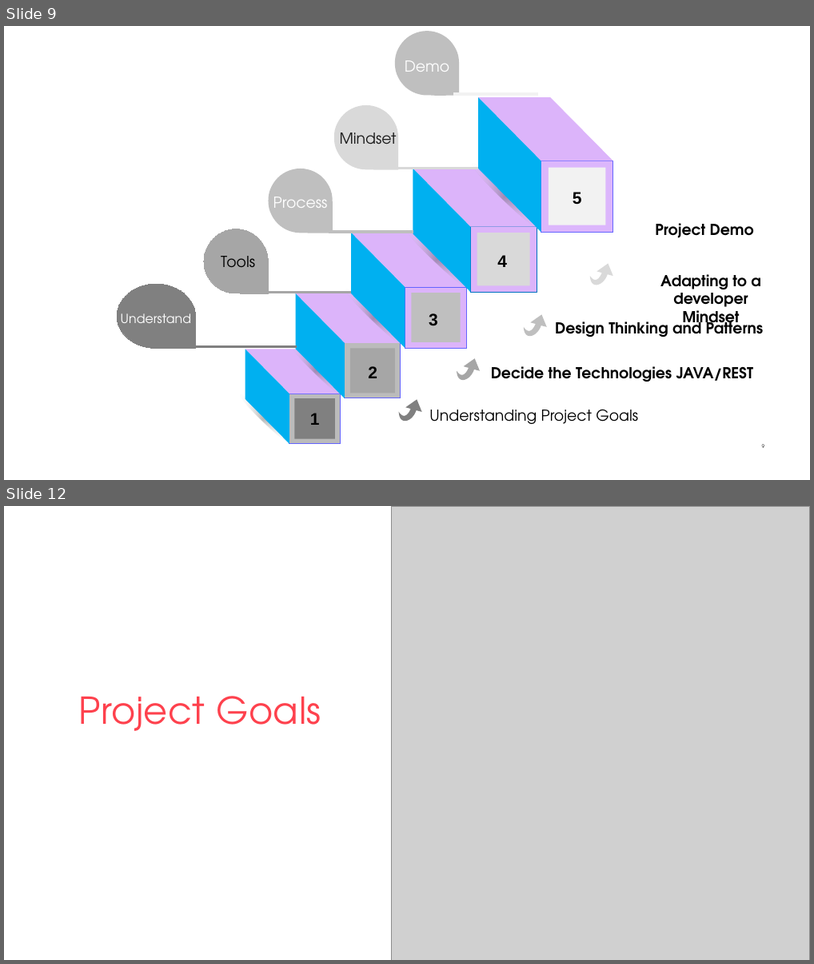
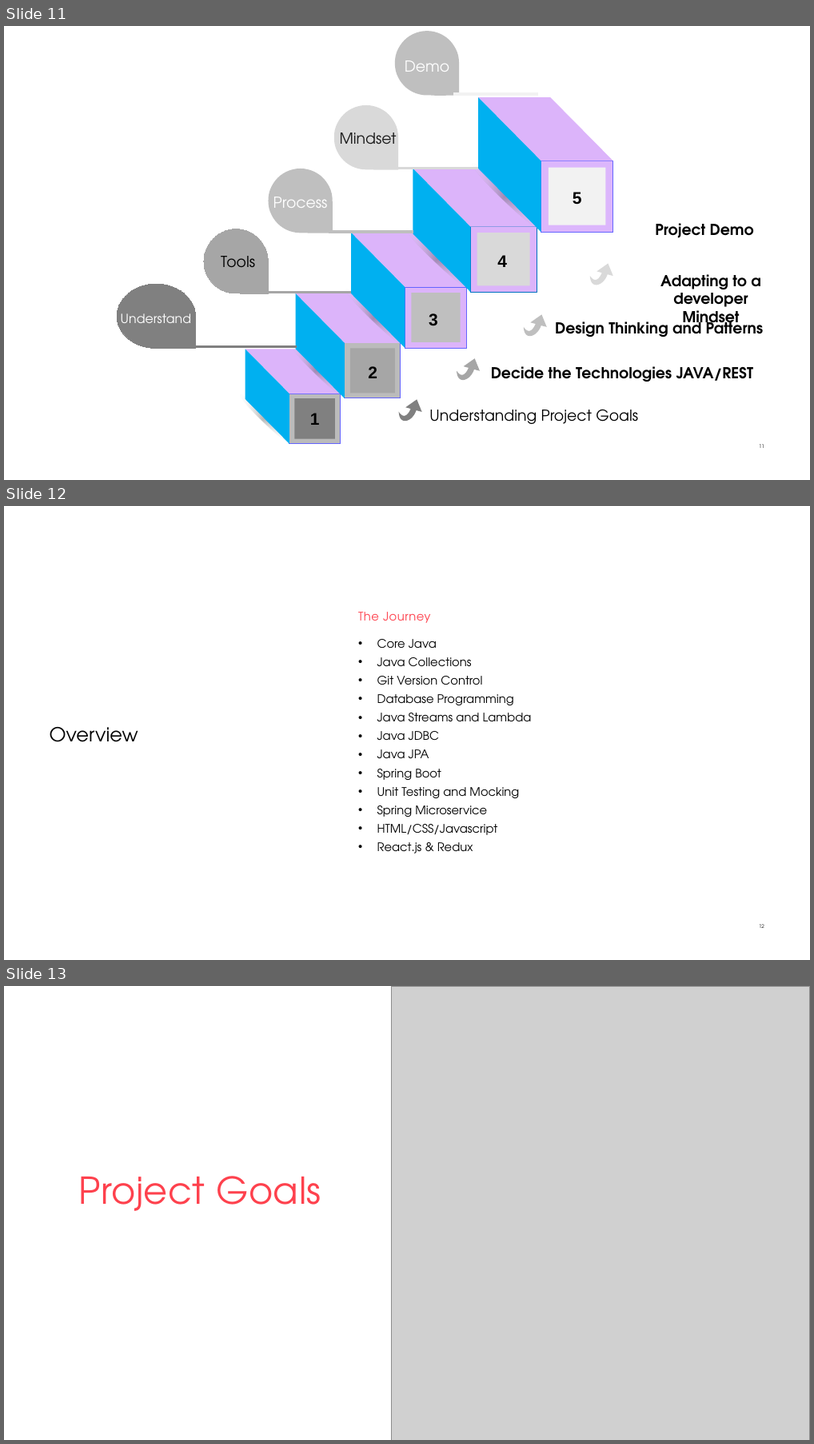
Before and after one commit to dmasaka/CRS-Project, a slide deck: Presentation.pptx. Shown one above the other, each under a label of ours: slides 9 and 12 before the commit, slides 11, 12 and 13 after it; the slides between them are not shown. The pictures are 814x964 and 814x1444 pixels, drawn with LibreOffice and Linux fonts; fonts in the diff are those of the drawing; grey boxes stand for pictures. Boxes give left, top, right and bottom in pixels: in the first picture for what was removed or moved away, otherwise in the second. Text is boxed around its words. In the diff, an @@ line names an element or a change of style, - is before the commit and + after.

```diff
--- a/Presentation.pptx
+++ b/Presentation.pptx
@@ slide 12 added at (4, 506, 810, 960), background #FFFFFF @@
@@ subtitle added at (358, 612, 430, 623), 14 pt, text #FE414D @@
+The Journey
@@ text added at (378, 639, 532, 853), 14 pt, text #000000 @@
+• Core Java
+• Java Collections
+• Git Version Control
+• Database Programming
+• Java Streams and Lambda
+• Java JDBC
+• Java JPA
+• Spring Boot
+• Unit Testing and Mocking
+• Spring Microservice
+• HTML/CSS/Javascript
+• React.js & Redux
@@ title added at (50, 727, 138, 742), 23 pt, text #000000 @@
+Overview
@@ page number added at (759, 924, 765, 928), 6 pt, text #000000 @@
+12
@@ what was slide 9 is now slide 11 @@
@@ page number at (759, 444, 765, 448): text changed @@
-9
+11
@@ what was slide 12 is now slide 13 @@
```
Also in this commit, not shown: 3 slides changed, 40 other files.
